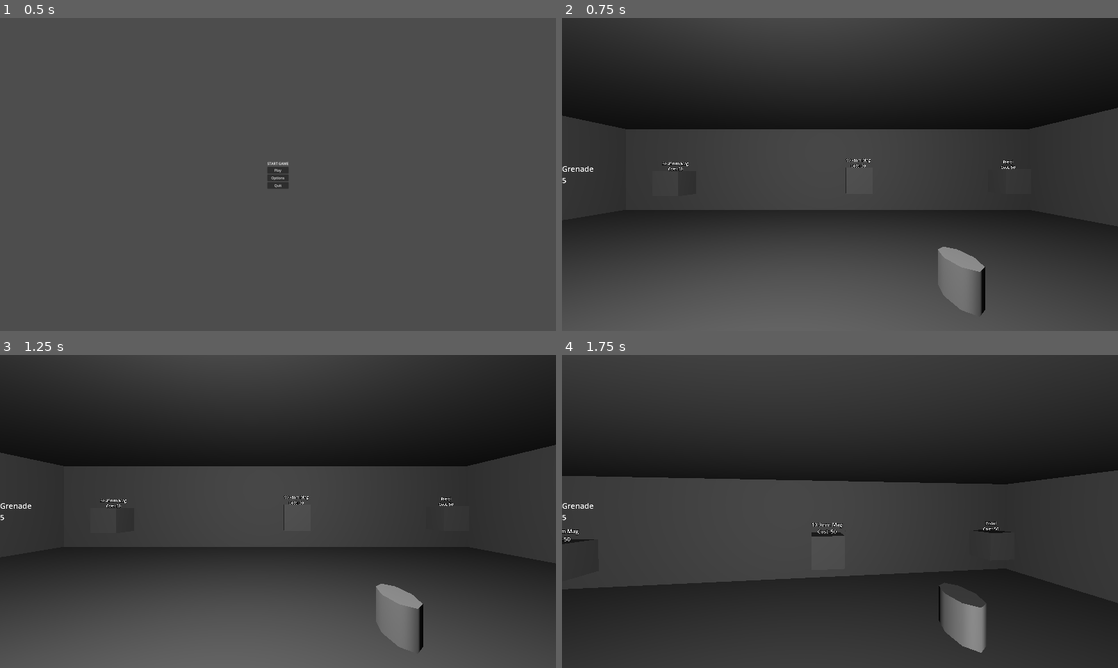
Above: before the commit, frames 1-4 (two rows, left to right).
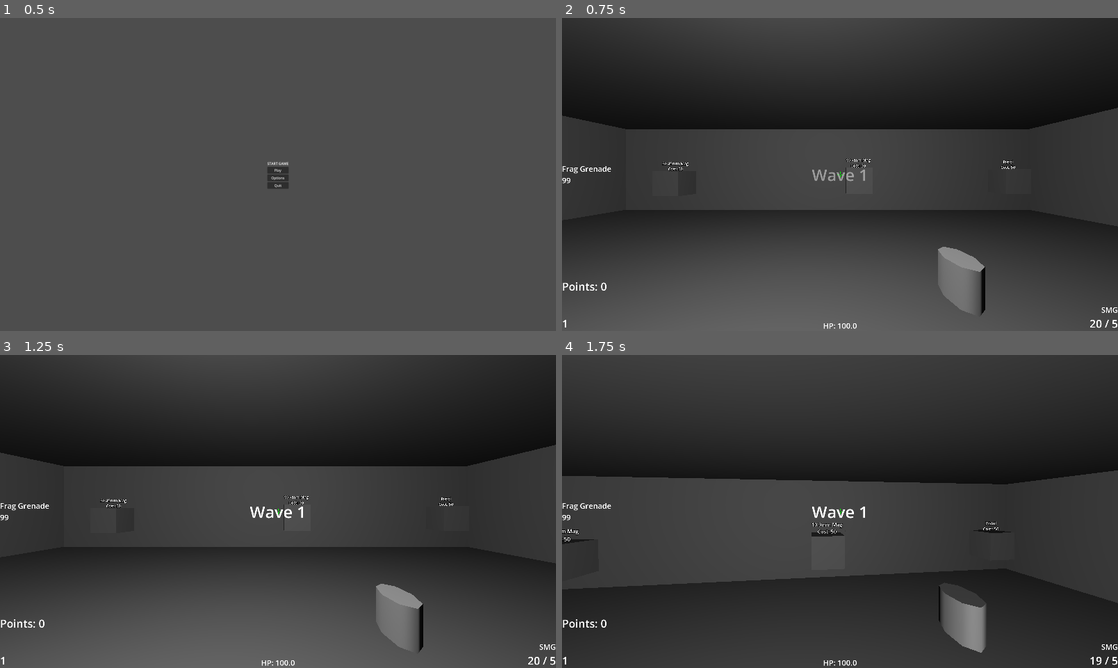
Above: after the commit, the same moments.

Repository: jarodarte/project-simba
Game: Godot game, scene res://game_start.tscn
The game is run twice, just before and just after one commit, with the same random seed, the same clock (stepped at 60 frames per second) and the same inputs. Sound files missing from this copy of the repository are replaced by a short silence.
Inputs (mouse positions are in pixels of both pictures, inside the frame that each line leads up to):
- Up to frame 1 (0.5 s): no input
- Up to frame 2 (0.75 s): click "Play" at 0.5 s
- Up to frame 3 (1.25 s): no input
- Up to frame 4 (1.75 s): tap Enter at 1.25 s; move the mouse to (867, 511) at 1.27 s; hold W (forward) from 1.28 s (still down); hold Q (throw_grenade) from 1.28 s (still down); click (867, 511) at 1.42 s; tap Space (jump) at 1.52 s

Frame 1 is identical in both runs. In frame 2, 0.4% of the frame differs, in the area x 0-100%, y 47-100%; in frame 3, 0.4%; in frame 4, 0.4%.
Error before the commit: Invalid access to property or key 'weapon_ui_update' on a base object of type 'Node (game_manager.gd)'. (res://hud.gd:93)

Commit message:
fix grenade signal names, explosion detection, and cook_elapsed reset
- rename _weapon_ui_update/_grenade_ui_update signals in game_manager.gd to match all call sites
- replace Area3D get_overlapping_bodies() with PhysicsDirectSpaceState3D.intersect_shape() so explosion damage fires reliably without frame-timing issues
- enable contact_monitor on grenade RigidBody3D so body_entered fires for impact grenades
- reset cook_elapsed before the early-return check in throw_grenade() so cooking time doesn't bleed into the next throw

Co-Authored-By: Claude Sonnet 4.6 <noreply@anthropic.com>

Diff:
--- a/game_manager.gd
+++ b/game_manager.gd
@@ -9,8 +9,8 @@
 signal wave_started(new_wave: int)
 signal points_changed(new_points: int)
 signal health_changed(new_health: float)
-signal _weapon_ui_update(gun_name: String, current: int, reserve: int)
-signal _grenade_ui_update(grenade_name: String, new_count: int)
+signal weapon_ui_update(gun_name: String, current: int, reserve: int)
+signal grenade_ui_update(grenade_name: String, new_count: int)
 
 func get_enemies_per_wave() -> int:
 	return 5 + (current_wave * 5)
--- a/grenade.gd
+++ b/grenade.gd
@@ -3,7 +3,6 @@
 var has_exploded: bool = false
 var data: ExplosiveData
 
-@onready var area = $Area3D
 @onready var mesh = $MeshInstance3D
 @onready var particles = $GPUParticles3D
 @onready var audio = $AudioStreamPlayer3D
@@ -24,18 +23,19 @@
 	if has_exploded:
 		return
 	has_exploded = true
-	print("exploded at: ", global_position)
-	print("bodies found: ", area.get_overlapping_bodies())
-	var shape = area.get_node("CollisionShape3D")
-	shape.shape = SphereShape3D.new()
-	shape.shape.radius = data.explosion_radius
-	await get_tree().physics_frame
-	var bodies = area.get_overlapping_bodies()
-	for body in bodies:
+	var sphere = SphereShape3D.new()
+	sphere.radius = data.explosion_radius
+	var query = PhysicsShapeQueryParameters3D.new()
+	query.shape = sphere
+	query.transform = global_transform
+	query.collision_mask = 6  # layer 2 (player) + layer 3 (enemy)
+	var space = get_world_3d().direct_space_state
+	for result in space.intersect_shape(query, 32):
+		var body = result["collider"]
 		if body == self:
 			continue
 		var distance = (global_position - body.global_position).length()
-		var ratio = distance / data.explosion_radius
+		var ratio = clamp(distance / data.explosion_radius, 0.0, 1.0)
 		var damage = lerp(float(data.max_damage), float(data.min_damage), ratio)
 		if body.is_in_group("enemy"):
 			body.take_damage(int(damage), {})
--- a/grenade.tscn
+++ b/grenade.tscn
@@ -10,6 +10,8 @@
 
 [node name="Grenade" type="RigidBody3D" unique_id=927775730]
 collision_mask = 5
+contact_monitor = true
+max_contacts_reported = 5
 script = ExtResource("1_gju2f")
 
 [node name="MeshInstance3D" type="MeshInstance3D" parent="." unique_id=2118801358]
--- a/player.gd
+++ b/player.gd
@@ -100,6 +100,7 @@
 	player_shooter.update(delta, speed_ratio)
 
 func throw_grenade():
+	cook_elapsed = 0.0
 	if current_explosive == null or current_explosive.count <= 0:
 		return
 	current_explosive.count -= 1
@@ -110,7 +111,6 @@
 	var throw_direction = -camera.global_transform.basis.z
 	grenade.linear_velocity = throw_direction * current_explosive.throw_force
 	grenade.init(current_explosive, current_explosive.fuse_time - cook_elapsed)
-	cook_elapsed = 0.0  # reset for next throw
 
 func emit_grenade_stats():
 	GameManager.grenade_ui_update.emit(
